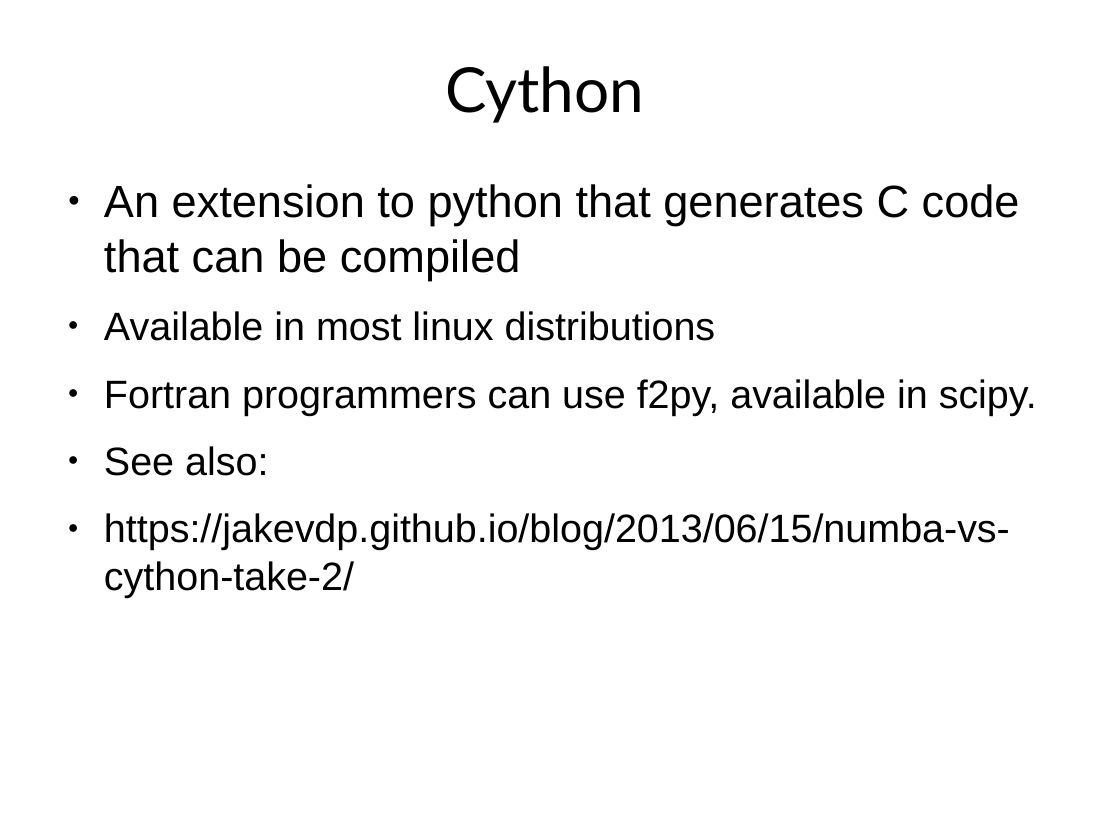
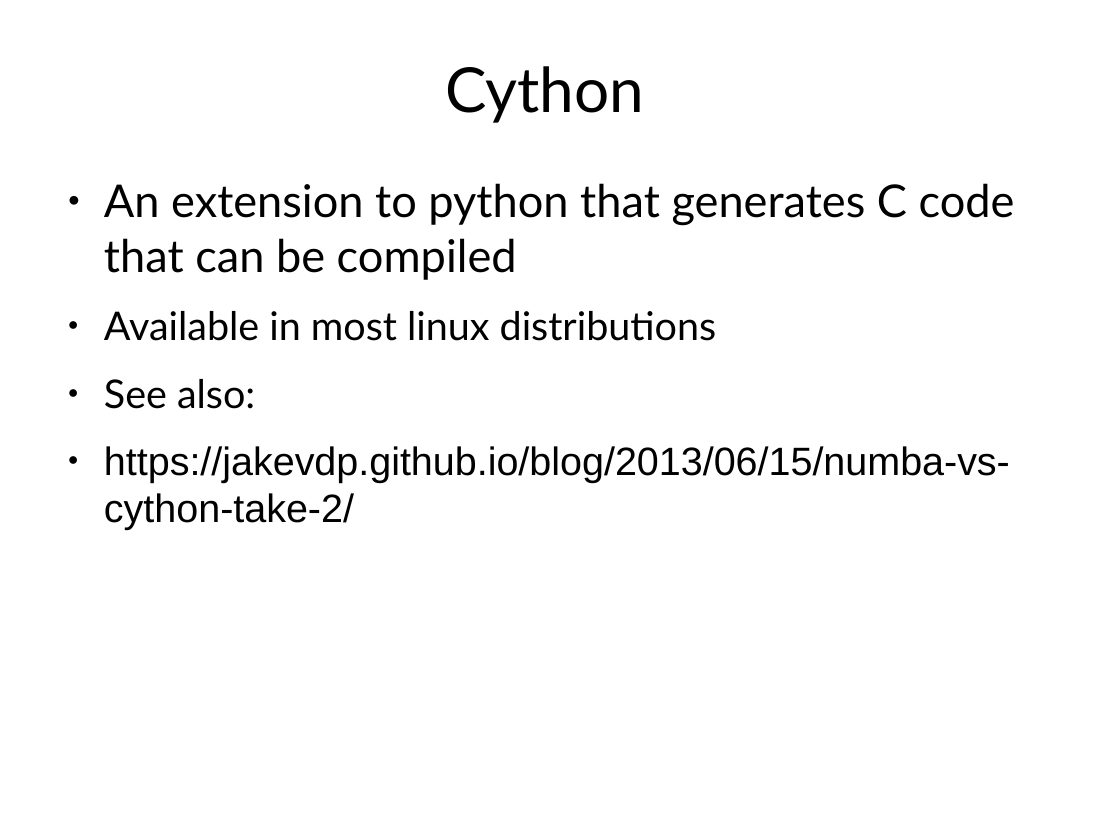
Before and after one commit to rcrehuet/Python_for_scientists_2023, a slide deck: slide 124 of slides/curs_python.odp. Drawn at 1120x840 pixels with LibreOffice and Linux fonts; fonts in the diff are those of the drawing. Boxes give left, top, right and bottom in pixels: in the first picture for what was removed or moved away, otherwise in the second. Text is boxed around its words. In the diff, an @@ line names an element or a change of style, - is before the commit and + after.

```diff
--- a/slides/curs_python.odp
+++ b/slides/curs_python.odp
@@ text at (x1=104, y1=183, x2=1015, y2=409): font Arial to Lato in "An extension to python that generates C ...", "Available in most linux distributions", "See also:" @@
@@ text at (x1=104, y1=379, x2=1037, y2=415): paragraph removed @@
-● Fortran programmers can use f2py, available in scipy.
```
Also in this commit, not shown: 42 other slides changed, 9 slides added, 4 slides removed, 1 other file.
